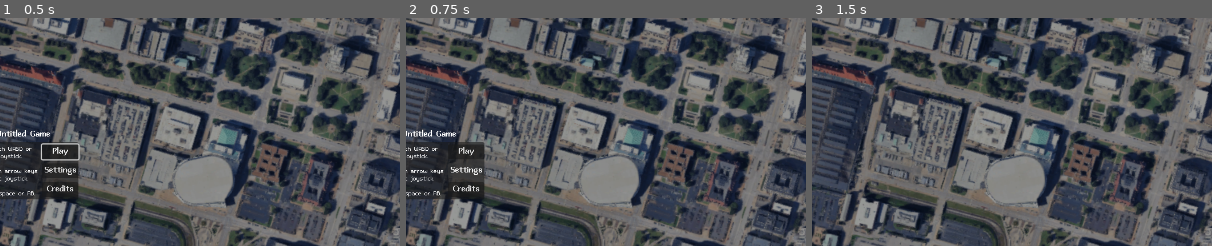
Above: before the commit, frames 1-3 (left to right).
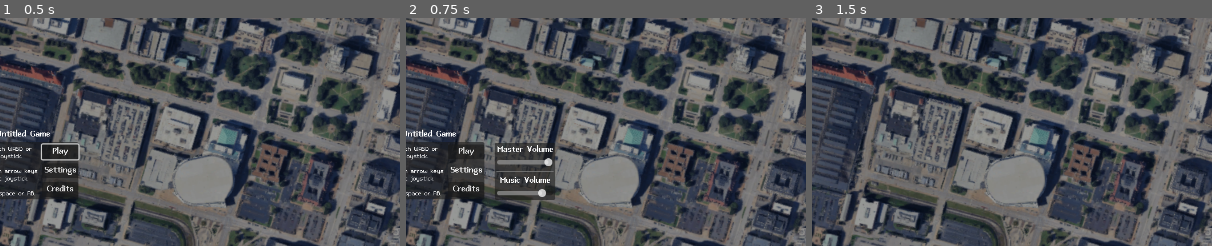
Above: after the commit, the same moments.

Repository: lupuchard/becky-game
Game: Godot game, scene res://world.tscn
Two runs of this game, one before a commit and one after it. Both use one fixed random seed, a clock stepped at 60 frames per second and the inputs below. The engine's default icon, where the game draws it, is replaced by a stand-in: a white triangle on a blue panel in a dark square. Sound files missing from this copy of the repository are replaced by a short silence.
Inputs:
- Up to frame 1 (0.5 s): no input
- Up to frame 2 (0.75 s): click "Settings" at 0.5 s
- Up to frame 3 (1.5 s): click "Play" at 1.25 s
The pictures show only the part of the screen within x 47-97%, y 18-68%; the shares and areas given below are measured in that part.

Frame 1 is identical in both runs. In frame 2, 3.1% of the frame differs, in the area x 22-38%, y 54-80%; in frame 3, nothing differs.

Commit message:
pulse sound & settings menu

Diff:
--- a/Enemies/Pulse.tscn
+++ b/Enemies/Pulse.tscn
@@ -2,6 +2,7 @@
 
 [ext_resource type="Script" uid="uid://dmo0tp3fwu3dt" path="res://Scripts/pulse.gd" id="1_oku4y"]
 [ext_resource type="Material" uid="uid://duifxv5u5h4mo" path="res://Assets/ripple.tres" id="2_mry8q"]
+[ext_resource type="AudioStream" uid="uid://bs0xyu5um8v55" path="res://Assets/Sound/pulse_blast.ogg" id="3_mry8q"]
 
 [sub_resource type="QuadMesh" id="QuadMesh_qfur8"]
 size = Vector2(1000, 1000)
@@ -30,3 +31,7 @@
 [node name="Shape" type="CollisionShape2D" parent="Outer" unique_id=1043490955]
 scale = Vector2(0.1, 0.1)
 shape = SubResource("CircleShape2D_av37a")
+
+[node name="Sound" type="AudioStreamPlayer2D" parent="." unique_id=383568405]
+stream = ExtResource("3_mry8q")
+autoplay = true
--- a/Projectiles/PlayerProjectile.tscn
+++ b/Projectiles/PlayerProjectile.tscn
@@ -36,9 +36,12 @@
 
 [node name="ShootSound" type="AudioStreamPlayer2D" parent="." unique_id=1136798702]
 stream = SubResource("AudioStreamRandomizer_7htnw")
+bus = &"Effects"
 
 [node name="HitSound" type="AudioStreamPlayer2D" parent="." unique_id=68471983]
 stream = SubResource("AudioStreamRandomizer_oc1yv")
+volume_db = -4.0
+bus = &"Effects"
 
 [node name="Sprite" type="Sprite2D" parent="." unique_id=1757909820]
 scale = Vector2(0.14784287, 0.14784287)
--- a/Scripts/pulse.gd
+++ b/Scripts/pulse.gd
@@ -8,6 +8,8 @@
 @onready var inner_circle: CollisionShape2D = $Inner/Shape
 @onready var outer: Area2D = $Outer
 @onready var outer_circle: CollisionShape2D = $Outer/Shape
+
+@onready var sound: AudioStreamPlayer2D = $Sound
 
 var becky: Becky
 var damage: float
@@ -32,6 +34,8 @@
 		elif time < 4.0:
 			inner_circle.scale = Vector2.ONE * lerp(7.6, 18.5, (time - 2.0) / 2.0)
 			outer_circle.scale = Vector2.ONE * lerp(10.2, 21.0, (time - 2.0) / 2.0)
+			var tween = create_tween()
+			tween.tween_property(sound, "volume_linear", 0.0, 4.0)
 		elif time < 8.0:
 			inner_circle.scale = Vector2.ONE * lerp(18.5, 40.0, (time - 4.0) / 4.0)
 			outer_circle.scale = Vector2.ONE * lerp(21.0, 41.0, (time - 4.0) / 4.0)
--- /dev/null
+++ b/Scripts/settings.gd
@@ -0,0 +1,27 @@
+extends PanelContainer
+
+@onready var master_volume_slider = %MasterVolumeSlider
+@onready var music_volume_slider = %MusicVolumeSlider
+
+@onready var master_bus_index = AudioServer.get_bus_index("Master")
+@onready var music_bus_index = AudioServer.get_bus_index("Music")
+
+func _ready():
+	master_volume_slider.value_changed.connect(func(new_value):
+		on_volume_changed(master_bus_index, new_value)
+	)
+
+	music_volume_slider.value_changed.connect(func(new_value):
+		on_volume_changed(music_bus_index, new_value)
+	)
+
+	update_slider(master_bus_index, master_volume_slider)
+	update_slider(music_bus_index, music_volume_slider)
+
+func on_volume_changed(bus_idx: int, new_value: float):
+	AudioServer.set_bus_mute(bus_idx, new_value == 0.0)
+	AudioServer.set_bus_volume_db(bus_idx, (new_value - 1.0) * 40.0)
+
+func update_slider(bus_idx: int, slider: HSlider):
+	var volume = AudioServer.get_bus_volume_db(bus_idx)
+	slider.value = 0.0 if volume < -40.0 else (volume / 40.0) + 1.0
--- a/Scripts/world.gd
+++ b/Scripts/world.gd
@@ -10,7 +10,9 @@
 
 @onready var main_menu: Control = $CanvasLayer/MainMenu
 @onready var play_button: Button = %PlayButton
+
 @onready var settings_button: Button = %SettingsButton
+@onready var settings: Control = $CanvasLayer/Settings
 
 @onready var credits_button: Button = %CreditsButton
 @onready var credits: Control = $CanvasLayer/Credits
@@ -60,9 +62,21 @@
 
 	healer_site.interacted.connect(func(_alt): heal_becky())
 
+	settings.hide()
+	settings_button.pressed.connect(func():
+		if settings.visible:
+			settings.hide()
+			music.stop()
+		else:
+			settings.show()
+			credits.hide()
+			music.play()
+	)
+
 	credits.hide()
 	credits_button.pressed.connect(func():
 		credits.visible = !credits.visible
+		settings.hide()
 	)
 
 	initial_music_volume = music.volume_db
@@ -75,10 +89,12 @@
 	if !main_menu.visible: return
 	main_menu.hide()
 	credits.hide()
+	settings.hide()
 	spawner.set_round($Rounds/Round1)
 	becky.show()
 	becky.process_mode = Node.PROCESS_MODE_INHERIT
-	music.play()
+	if !music.playing:
+		music.play()
 
 func _process(_delta: float):
 	time_progress.value = spawner.round_current_time / spawner.round_total_time
--- /dev/null
+++ b/default_bus_layout.tres
@@ -0,0 +1,15 @@
+[gd_resource type="AudioBusLayout" format=3 uid="uid://bwxcnkdovhl2i"]
+
+[resource]
+bus/1/name = &"Music"
+bus/1/solo = false
+bus/1/mute = false
+bus/1/bypass_fx = false
+bus/1/volume_db = -5.045384
+bus/1/send = &"Master"
+bus/2/name = &"Effects"
+bus/2/solo = false
+bus/2/mute = false
+bus/2/bypass_fx = false
+bus/2/volume_db = 0.0
+bus/2/send = &"Master"
--- a/world.tscn
+++ b/world.tscn
@@ -22,6 +22,7 @@
 [ext_resource type="Texture2D" uid="uid://cgi6mhs4sfn1l" path="res://Assets/healthsite.png" id="18_wukud"]
 [ext_resource type="AudioStream" uid="uid://c1u3y0chqwf0w" path="res://Assets/Sound/music.ogg" id="20_bc84e"]
 [ext_resource type="PackedScene" uid="uid://psgswiqegx1j" path="res://UpgradesSite.tscn" id="20_wukud"]
+[ext_resource type="Script" uid="uid://buh6n16b26ckc" path="res://Scripts/settings.gd" id="23_il2jm"]
 
 [sub_resource type="QuadMesh" id="QuadMesh_036b0"]
 size = Vector2(2000, 1000)
@@ -134,6 +135,7 @@
 
 [node name="UpgradeSound" type="AudioStreamPlayer2D" parent="Becky" unique_id=195617808]
 stream = ExtResource("11_bc84e")
+bus = &"Effects"
 
 [node name="Paths" type="Node2D" parent="." unique_id=1384284802]
 scale = Vector2(1.7356573, 1.7142735)
@@ -363,6 +365,7 @@
 
 [node name="Music" type="AudioStreamPlayer" parent="." unique_id=28732745]
 stream = ExtResource("20_bc84e")
+bus = &"Music"
 
 [node name="CanvasLayer" type="CanvasLayer" parent="." unique_id=825859611]
 
@@ -622,6 +625,7 @@
 text = "Credits"
 
 [node name="Credits" type="PanelContainer" parent="CanvasLayer" unique_id=2133066720]
+visible = false
 anchors_preset = 8
 anchor_left = 0.5
 anchor_top = 0.5
@@ -654,3 +658,55 @@
     m5x7 (managore.itch.io/m5x7)
 
 Made for the 2026 STLGameDev Spring Jam"
+
+[node name="Settings" type="PanelContainer" parent="CanvasLayer" unique_id=990263177]
+anchors_preset = 8
+anchor_left = 0.5
+anchor_top = 0.5
+anchor_right = 0.5
+anchor_bottom = 0.5
+offset_left = 115.0
+offset_top = -38.0
+offset_right = 221.0
+offset_bottom = 62.0
+grow_horizontal = 2
+grow_vertical = 2
+script = ExtResource("23_il2jm")
+
+[node name="MarginContainer" type="MarginContainer" parent="CanvasLayer/Settings" unique_id=802587455]
+layout_mode = 2
+theme_override_constants/margin_left = 4
+theme_override_constants/margin_top = 4
+theme_override_constants/margin_right = 4
+theme_override_constants/margin_bottom = 4
+
+[node name="VBoxContainer" type="VBoxContainer" parent="CanvasLayer/Settings/MarginContainer" unique_id=1473756022]
+layout_mode = 2
+
+[node name="MasterVolumeLabel" type="Label" parent="CanvasLayer/Settings/MarginContainer/VBoxContainer" unique_id=871351961]
+layout_mode = 2
+text = "Master Volume"
+horizontal_alignment = 1
+
+[node name="MasterVolumeSlider" type="HSlider" parent="CanvasLayer/Settings/MarginContainer/VBoxContainer" unique_id=812194839]
+unique_name_in_owner = true
+layout_mode = 2
+max_value = 1.0
+step = 0.01
+value = 1.0
+
+[node name="HSeparator" type="HSeparator" parent="CanvasLayer/Settings/MarginContainer/VBoxContainer" unique_id=1206950563]
+layout_mode = 2
+theme_override_constants/separation = 8
+
+[node name="MusicVolumeLabel" type="Label" parent="CanvasLayer/Settings/MarginContainer/VBoxContainer" unique_id=255428451]
+layout_mode = 2
+text = "Music Volume"
+horizontal_alignment = 1
+
+[node name="MusicVolumeSlider" type="HSlider" parent="CanvasLayer/Settings/MarginContainer/VBoxContainer" unique_id=1149986576]
+unique_name_in_owner = true
+layout_mode = 2
+max_value = 1.0
+step = 0.01
+value = 1.0
Not shown, added: Assets/Sound/pulse_blast.ogg.import
Not shown, added: Scripts/settings.gd.uid
Not shown, added: Assets/Sound/pulse_blast.ogg
